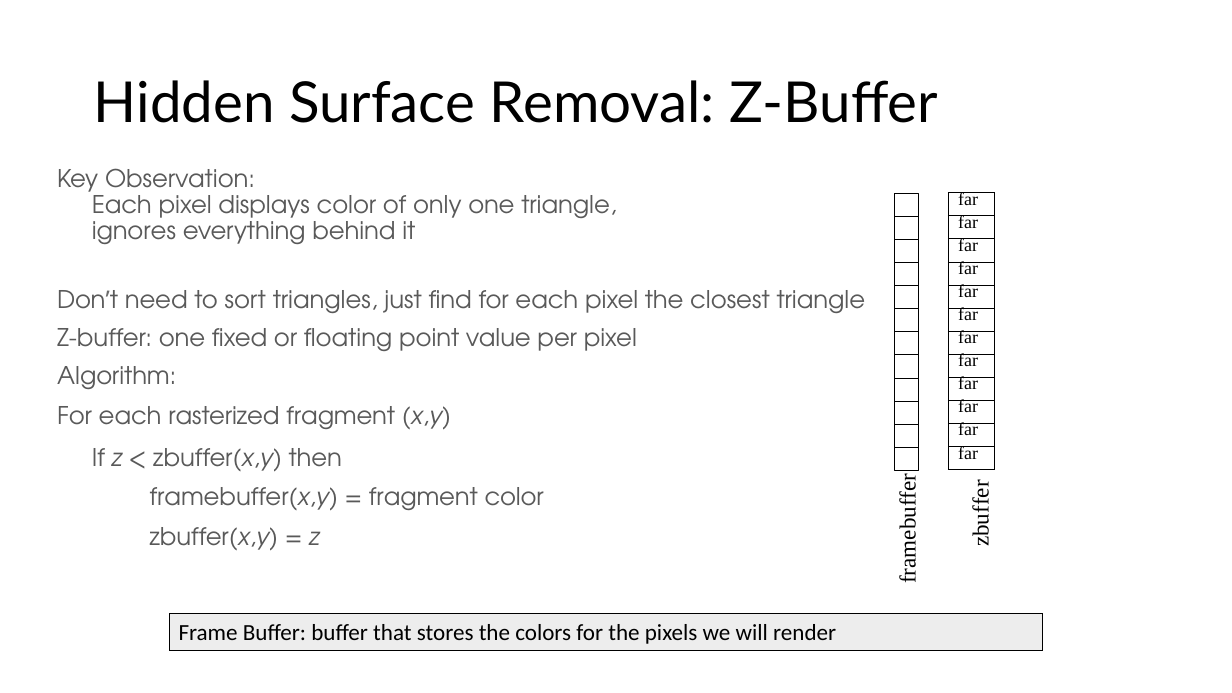
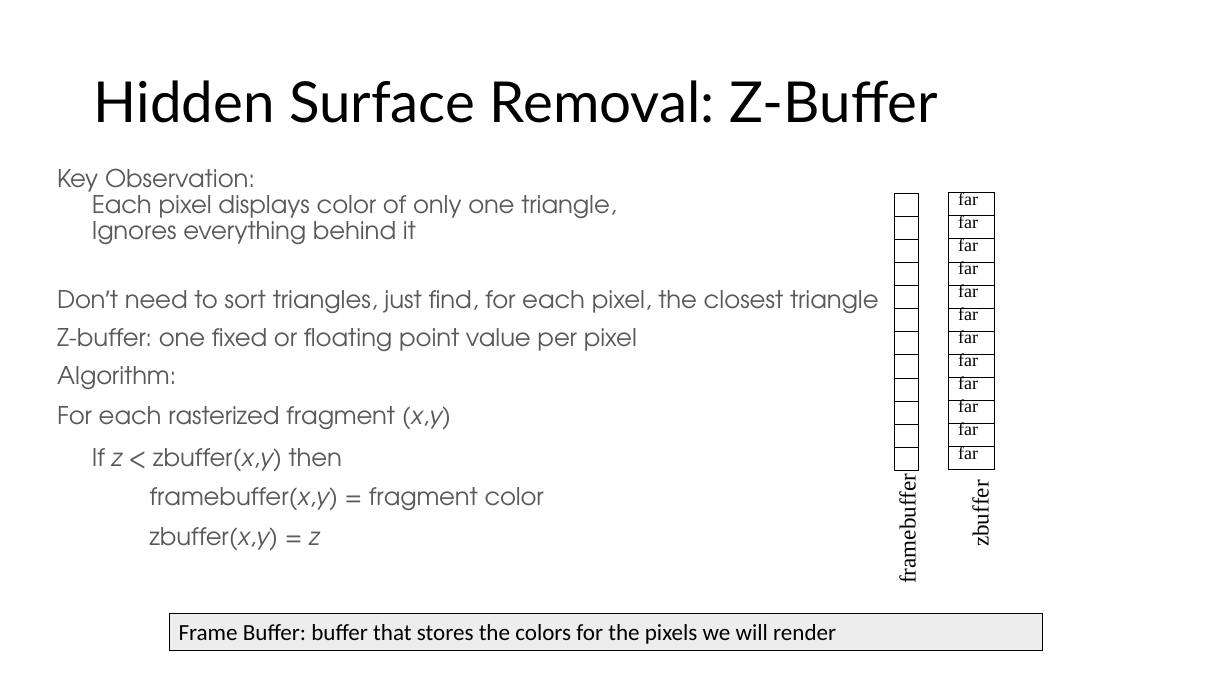
Before and after one commit to illinois-cs418/cs418CourseMaterial, a slide deck: slide 25 of Lectures/CS418-Lecture21-Compositing.pptx (slide 15 before the commit). Drawn at 1232x693 pixels with LibreOffice and Linux fonts; fonts in the diff are those of the drawing. Boxes give left, top, right and bottom in pixels: in the first picture for what was removed or moved away, otherwise in the second. Text is boxed around its words. In the diff, an @@ line names an element or a change of style, - is before the commit and + after.

```diff
--- a/Lectures/CS418-Lecture21-Compositing.pptx
+++ b/Lectures/CS418-Lecture21-Compositing.pptx
@@ text at (57, 168, 879, 313): text changed @@
-Key Observation:
-Each pixel displays color of only one triangle,
-ignores everything behind it
-Donʼt need to sort triangles, just find for each pixel the closest triangle
+Key Observation:
+Each pixel displays color of only one triangle,
+Ignores everything behind it
+Donʼt need to sort triangles, just find, for each pixel, the closest triangle
```
Also in this commit, not shown: 7 other slides changed, 12 slides added, 6 slides removed.
